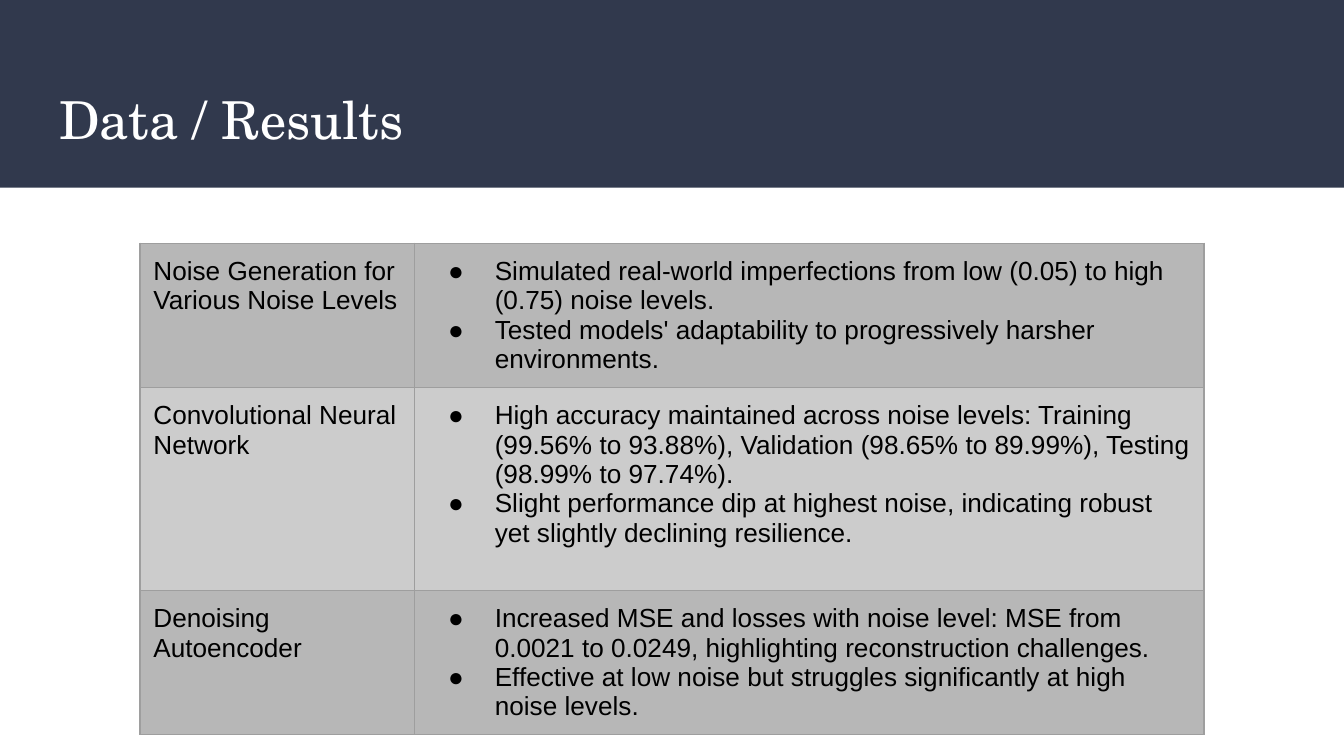
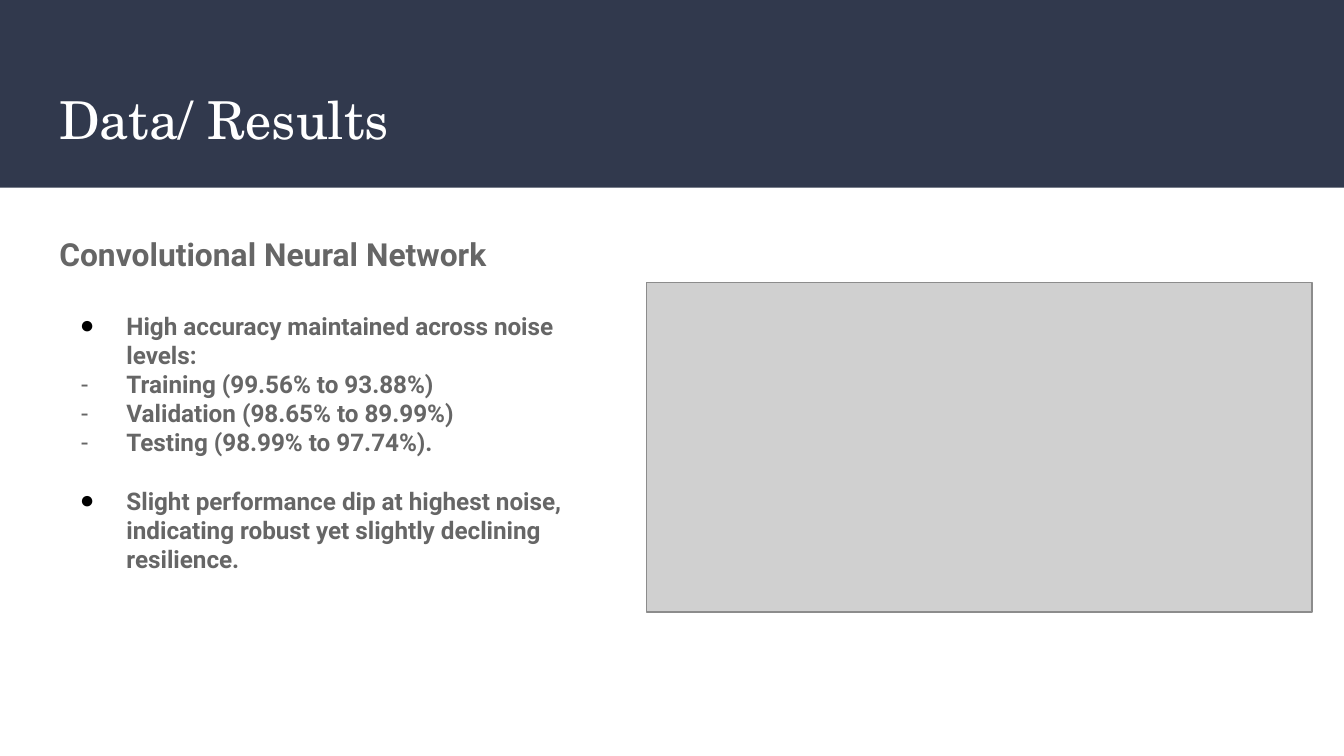
Before and after one commit to csci595-research-lit-spring-2024/595-class-project-spring-2024-bharathmp09, a slide deck: slide 6 of presentations/FinalPresentation_Comparative Analysis of Denoising Autoencoder and Convolutional Neural Networks for MNIST Classification.pptx (slide 5 before the commit). Drawn at 1344x756 pixels with LibreOffice and Linux fonts; fonts in the diff are those of the drawing; grey boxes stand for pictures. Boxes give left, top, right and bottom in pixels: in the first picture for what was removed or moved away, otherwise in the second. Text is boxed around its words. In the diff, an @@ line names an element or a change of style, - is before the commit and + after.

Commit message:
Updated Final Presentation

```diff
--- a/presentations/FinalPresentation_Comparative Analysis of Denoising Autoencoder and Convolutional Neural Networks for MNIST Classification.pptx
+++ b/presentations/FinalPresentation_Comparative Analysis of Denoising Autoencoder and Convolutional Neural Networks for MNIST Classification.pptx
@@ title at (x1=59, y1=100, x2=389, y2=140): spaces changed @@
-Data / Results
+Data/ Results
@@ text added at (x1=59, y1=242, x2=561, y2=568), 13 pt, text #666666, bold @@
+Convolutional Neural Network
+● High accuracy maintained across noise levels:
+– Training (99.56% to 93.88%)
+– Validation (98.65% to 89.99%)
+– Testing (98.99% to 97.74%).
+● Slight performance dip at highest noise, indicating robust yet slightly declining resilience.
@@ table removed at (x1=140, y1=243, x2=1204, y2=720), 3 rows, 2 columns @@
-Noise Generation for Various Noise Levels | Simulated real-world imperfections from low (0.05) to high (0.75) noise levels. / Tested models' adaptability to progressively harsher environments.
-Convolutional Neural Network | High accuracy maintained across noise levels: Training (99.56% to 93.88%), Validation (98.65% to 89.99%), Testing (98.99% to 97.74%). / Slight performance dip at highest noise, indicating robust yet slightly declining resilience.
-Denoising Autoencoder | Increased MSE and losses with noise level: MSE from 0.0021 to 0.0249, highlighting reconstruction challenges. / Effective at low noise but struggles significantly at high noise levels.
@@ picture added at (x1=646, y1=282, x2=1312, y2=612) @@
```
Also in this commit, not shown: 2 other slides changed, 3 slides added, 1 other file.
